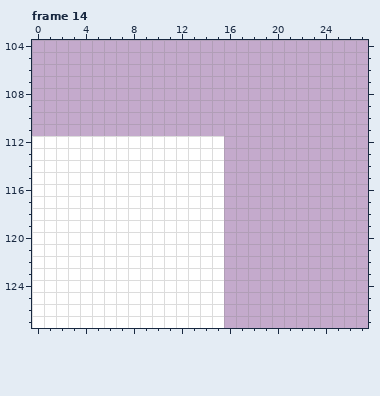
Pixel-art file, stored at assets/spritesheet2.aseprite. This is how it looked before the edit.
128x128 pixels, 20 frames. Shown: frame 14: x 0..27, y 104..127. The commit also changed other frames, which this record leaves out.
Once edited:
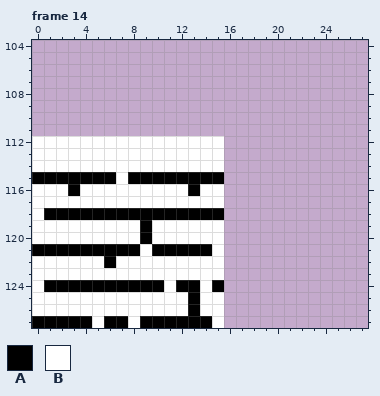
Palette (. is transparent): A #000000  B #ffffff
What changed:
--- frame 14, layer "Down"
@@ x 0..17 @@
 114 BBBBBBBBBBBBBBBB..
-115 BBBBBBBBBBBBBBBB..
-116 BBBBBBBBBBBBBBBB..
+115 AAAAAAABAAAAAAAA..
+116 BBBABBBBBBBBBABB..
 117 BBBBBBBBBBBBBBBB..
-118 BBBBBBBBBBBBBBBB..
-119 BBBBBBBBBBBBBBBB..
-120 BBBBBBBBBBBBBBBB..
-121 BBBBBBBBBBBBBBBB..
-122 BBBBBBBBBBBBBBBB..
+118 BAAAAAAAAAAAAAAA..
+119 BBBBBBBBBABBBBBB..
+120 BBBBBBBBBABBBBBB..
+121 AAAAAAAAABAAAAAB..
+122 BBBBBBABBBBBBBBB..
 123 BBBBBBBBBBBBBBBB..
-124 BBBBBBBBBBBBBBBB..
-125 BBBBBBBBBBBBBBBB..
-126 BBBBBBBBBBBBBBBB..
-127 BBBBBBBBBBBBBBBB..
+124 BAAAAAAAAAABAABA..
+125 BBBBBBBBBBBBBABB..
+126 BBBBBBBBBBBBBABB..
+127 AAAAABAABAAAAAAB..
